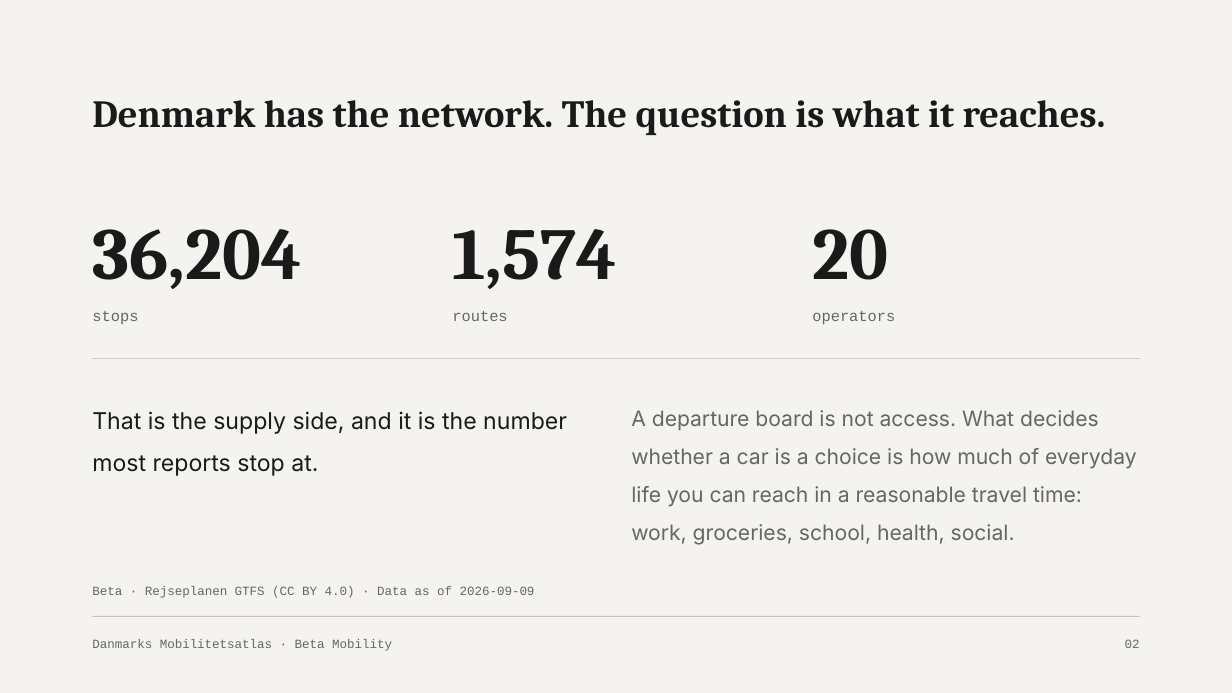
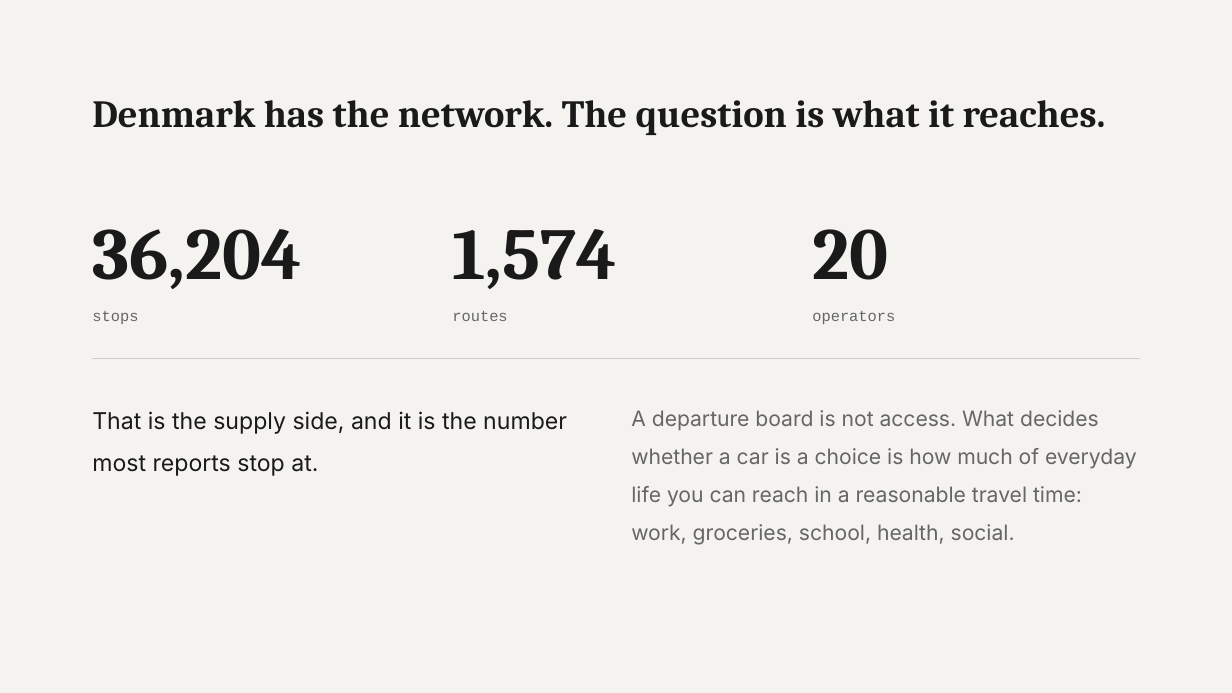
Before and after one commit to betamobility/slides, a slide deck: slide 2 of decks/mobilitetsatlas-intro/Mobilitetsatlas-introduktion.pptx. Drawn at 1232x693 pixels with LibreOffice and Linux fonts; fonts in the diff are those of the drawing. Boxes give left, top, right and bottom in pixels: in the first picture for what was removed or moved away, otherwise in the second. Text is boxed around its words. In the diff, an @@ line names an element or a change of style, - is before the commit and + after.

```diff
--- a/decks/mobilitetsatlas-intro/Mobilitetsatlas-introduktion.pptx
+++ b/decks/mobilitetsatlas-intro/Mobilitetsatlas-introduktion.pptx
@@ text removed at (92, 586, 535, 598) @@
-Beta · Rejseplanen GTFS (CC BY 4.0) · Data as of 2026-09-09
@@ rectangle removed at (92, 616, 1140, 617) @@
@@ text removed at (92, 639, 392, 651) @@
-Danmarks Mobilitetsatlas · Beta Mobility
@@ text removed at (1125, 639, 1140, 648) @@
-02
```
Also in this commit, not shown: 14 other slides changed, 2 other files.
